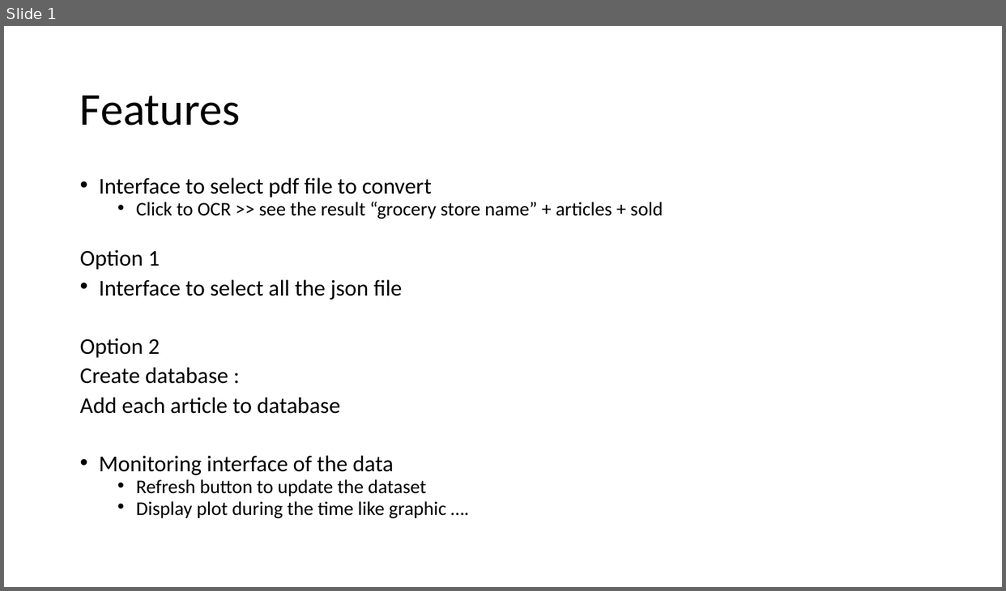
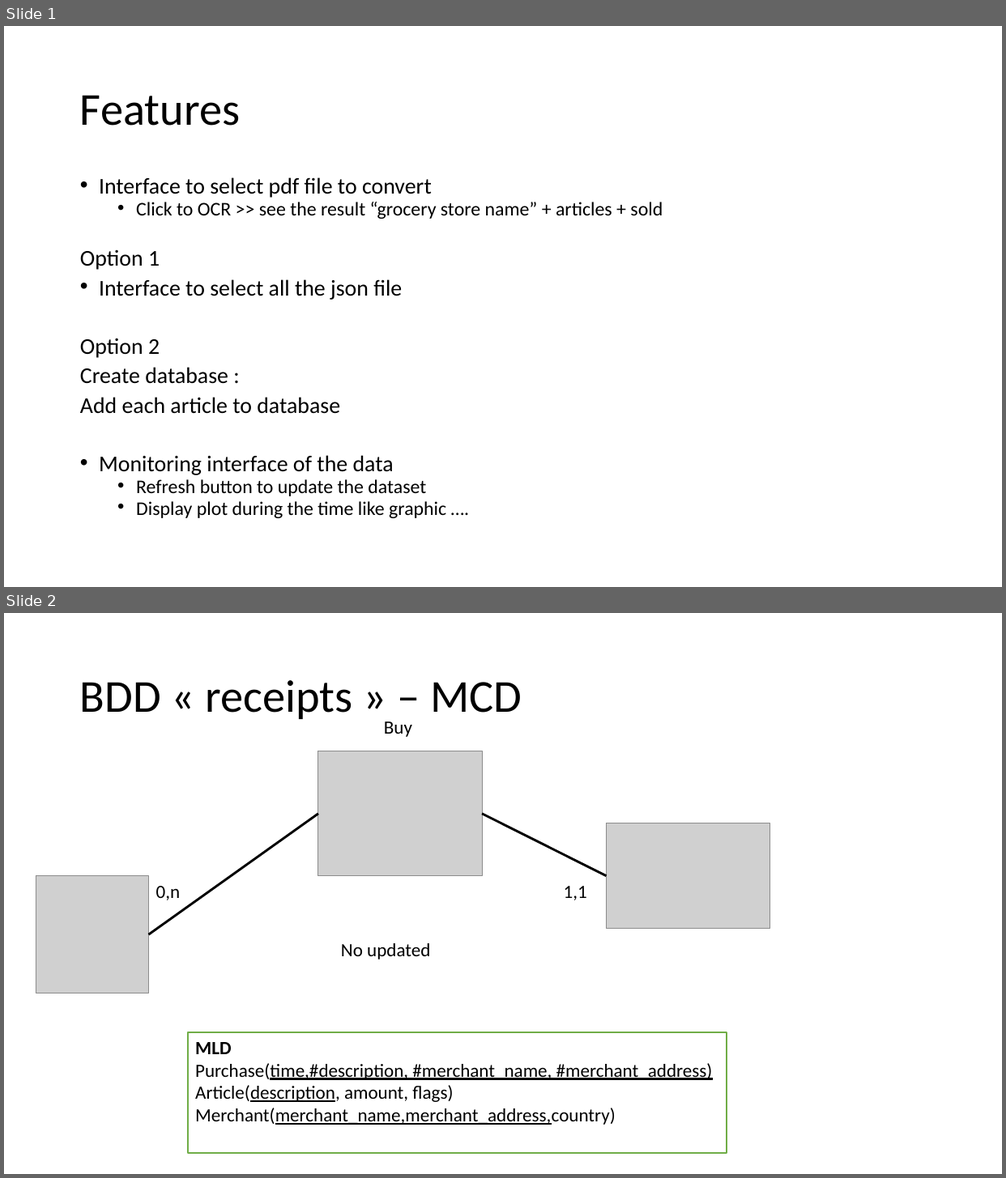
Before and after one commit to baptdev/receipt-ocr, a slide deck: python-receipt-ocr/features.pptx. Shown one above the other, each under a label of ours: slide 1 before the commit, slides 1 and 2 after it. The pictures are 1006x591 and 1006x1178 pixels, drawn with LibreOffice and Linux fonts; fonts in the diff are those of the drawing; grey boxes stand for pictures. Boxes give left, top, right and bottom in pixels: in the first picture for what was removed or moved away, otherwise in the second. Text is boxed around its words. In the diff, an @@ line names an element or a change of style, - is before the commit and + after.

```diff
--- a/python-receipt-ocr/features.pptx
+++ b/python-receipt-ocr/features.pptx
@@ slide 2 added at (4,613,1002,1174), background #FFFFFF @@
@@ title added at (80,680,522,719), 44 pt, text #000000 @@
+BDD « receipts » – MCD
@@ text added at (384,722,412,737), 18 pt, text #000000 @@
+Buy
@@ picture added at (318,752,483,876) @@
@@ line added from (148, 935) to (318, 814), #000000 2.25 pt @@
@@ line added from (483, 814) to (607, 875), #000000 2.25 pt @@
@@ picture added at (607,824,770,929) @@
@@ picture added at (36,875,148,994) @@
@@ text added at (156,886,181,901), 18 pt, text #000000 @@
+0,n
@@ text added at (564,886,587,901), 18 pt, text #000000 @@
+1,1
@@ text added at (341,943,430,960), 18 pt, text #000000 @@
+No updated
@@ rectangle added at (188,1033,727,1153), outline #70AD47 1.5 pt, 18 pt, text #000000, underline @@
+MLD
+Purchase(time,#description, #merchant_name, #merchant_address)
+Article(description, amount, flags)
+Merchant(merchant_name,merchant_address,country)
```
Also in this commit, not shown: 1 other slide added, 29 other files.
